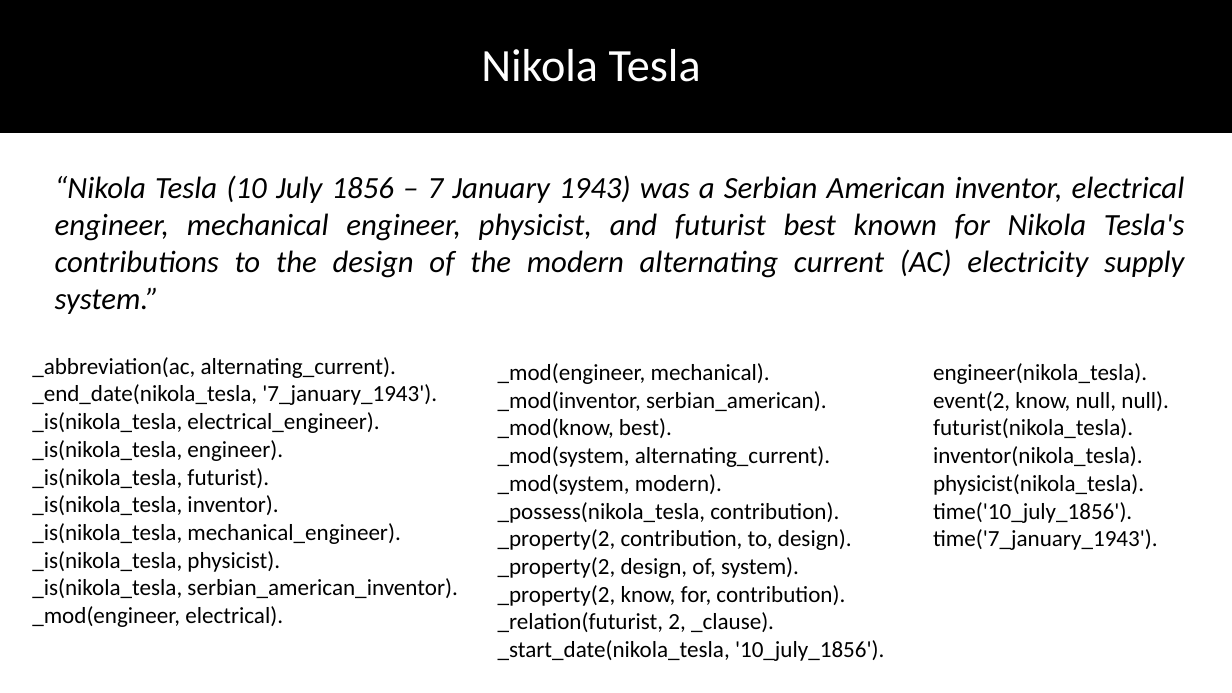
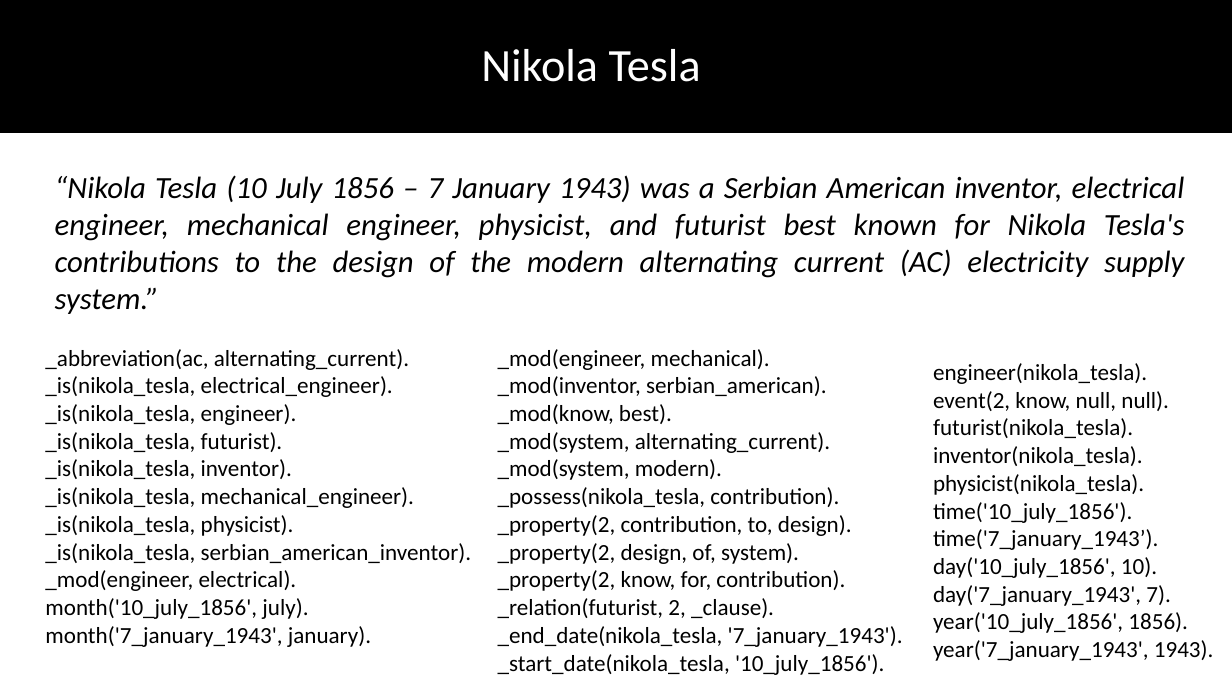
Before and after one commit to DhruvaPendharkar/thesis-project, a slide deck: slide 20 of Notes/ThesisPresentation.pptx (slide 18 before the commit). Drawn at 1232x693 pixels with LibreOffice and Linux fonts; fonts in the diff are those of the drawing. Boxes give left, top, right and bottom in pixels: in the first picture for what was removed or moved away, otherwise in the second. Text is boxed around its words. In the diff, an @@ line names an element or a change of style, - is before the commit and + after.

```diff
--- a/Notes/ThesisPresentation.pptx
+++ b/Notes/ThesisPresentation.pptx
@@ text "_abbreviation(ac, alternating_current).": place and size @@
-text "_abbreviation(ac, alternating_current)." at (32,357,457,627)
+text "_abbreviation(ac, alternating_current)." at (45,349,471,647)
@@ text "_mod(engineer, mechanical).": place and size @@
-text "_mod(engineer, mechanical)." at (498,363,885,661)
+text "_mod(engineer, mechanical)." at (498,349,903,675)
@@ text at (32,384,437,405): paragraph removed @@
-_end_date(nikola_tesla, '7_january_1943').
@@ text at (933,529,1214,661): text changed @@
-time('7_january_1943').
+time('7_january_1943’).
+day('10_july_1856', 10).
+day('7_january_1943', 7).
+year('10_july_1856', 1856).
+year('7_january_1943', 1943).
@@ text at (45,598,371,647): paragraphs added @@
+month('10_july_1856', july).
+month('7_january_1943', january).
@@ text at (498,626,903,647): paragraph added @@
+_end_date(nikola_tesla, '7_january_1943').
```
Also in this commit, not shown: 11 other slides changed, 2 slides added.
